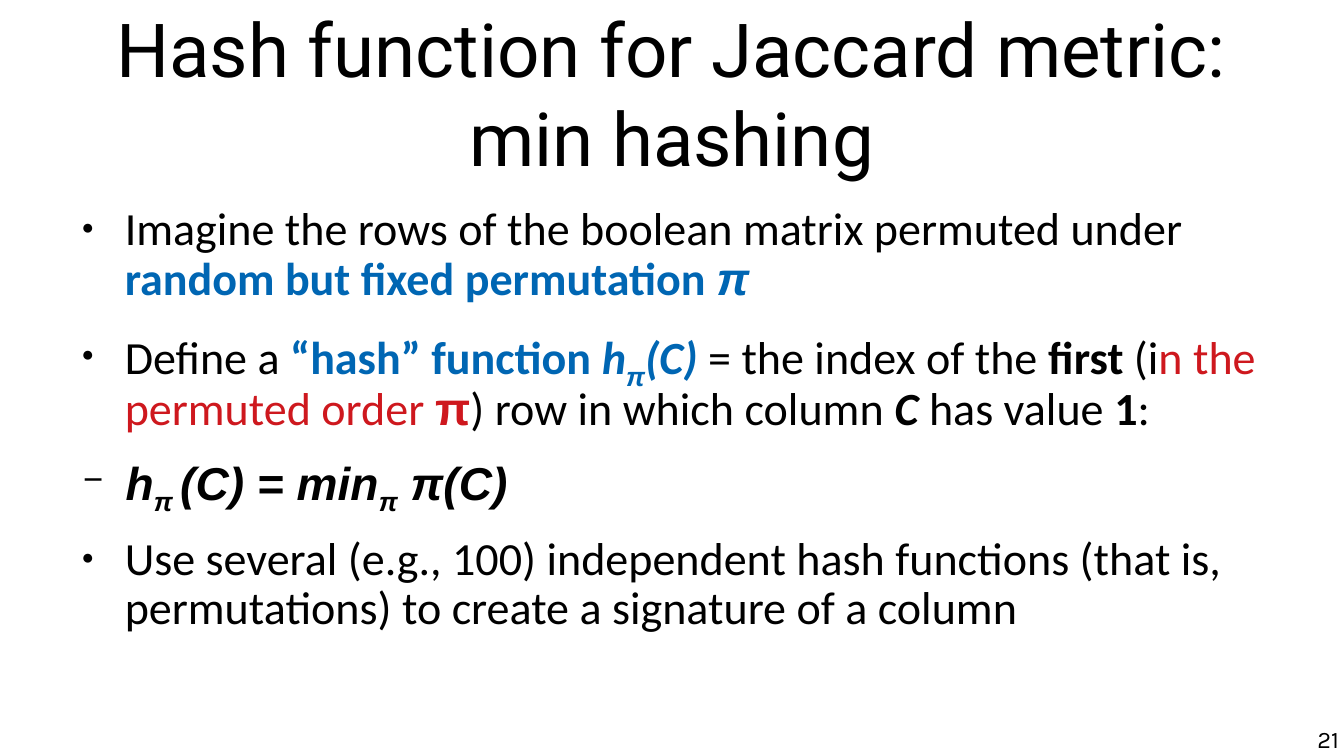
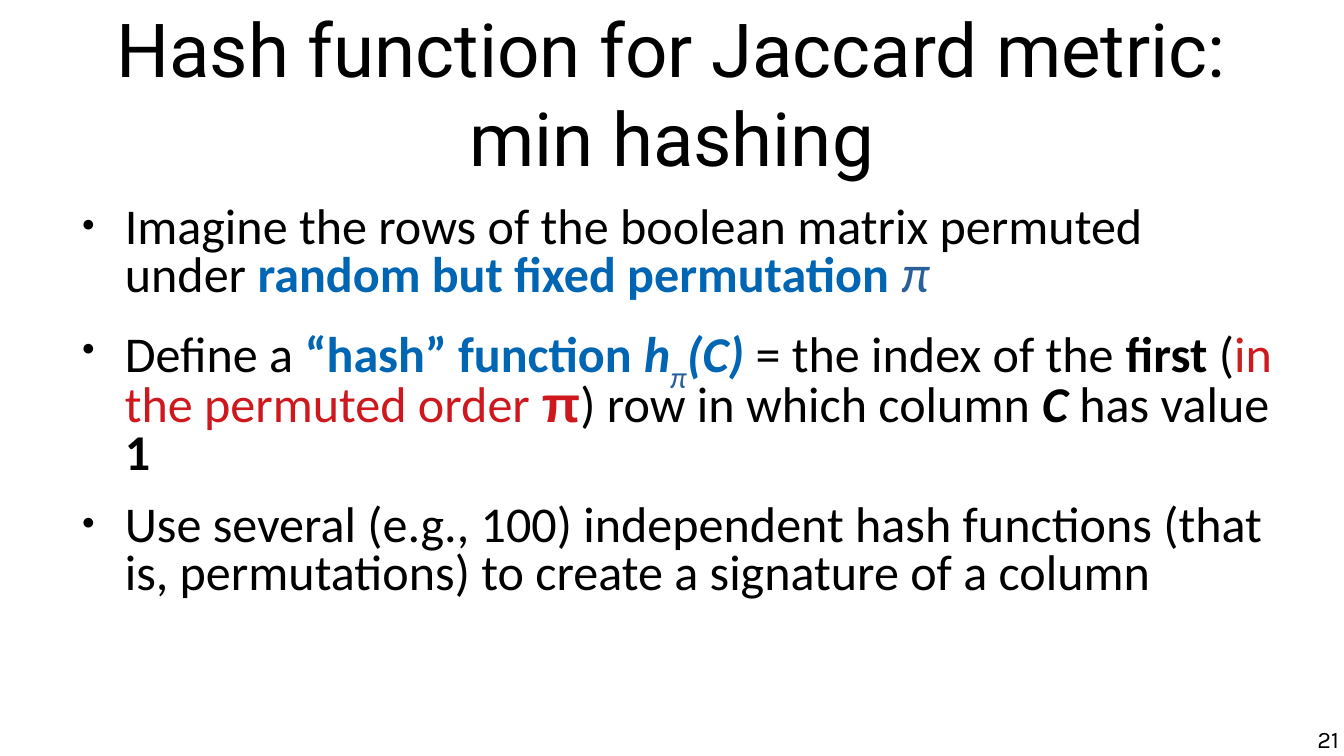
Before and after one commit to marco-calautti/data-mining-course, a slide deck: slide 21 of theory/odp/tt08_near_duplicates.odp. Drawn at 1344x756 pixels with LibreOffice and Linux fonts; fonts in the diff are those of the drawing. Boxes give left, top, right and bottom in pixels: in the first picture for what was removed or moved away, otherwise in the second. Text is boxed around its words. In the diff, an @@ line names an element or a change of style, - is before the commit and + after.

```diff
--- a/theory/odp/tt08_near_duplicates.odp
+++ b/theory/odp/tt08_near_duplicates.odp
@@ text at <box>125,209,1262,599</box>: size 27.2 to 29.6 pt in "Imagine the rows of the boolean matrix ...", "Use several (e.g., 100) independent hash functions ..."; font Arial to Lato, text colour #0066B3 to #2A6099, bold off in "π"; line spacing 0.9 to 0.8 @@
@@ text at <box>125,335,1272,470</box>: text changed; size 27.2 to 29.6 pt @@
-● Define a “hash” function hπ(C) = the index of the first (in the permuted order π) row in which column C has value 1:
-  − hπ (C) = minπ π(C)
+● Define a “hash” function hπ(C) = the index of the first (in the permuted order π) row in which column C has value 1
```
Also in this commit, not shown: 9 other slides changed, 1 slide added, 2 slides removed, 6 other files.
